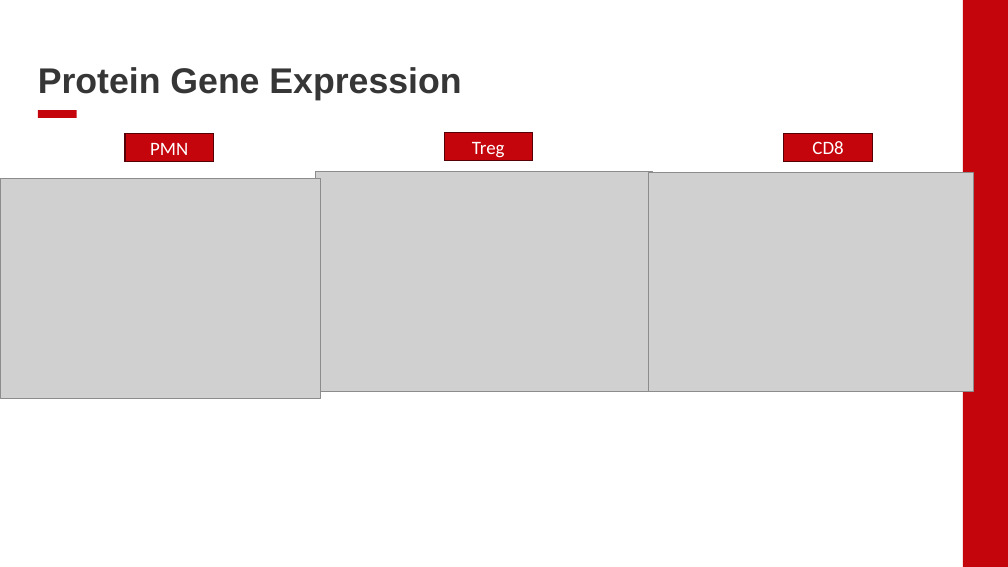
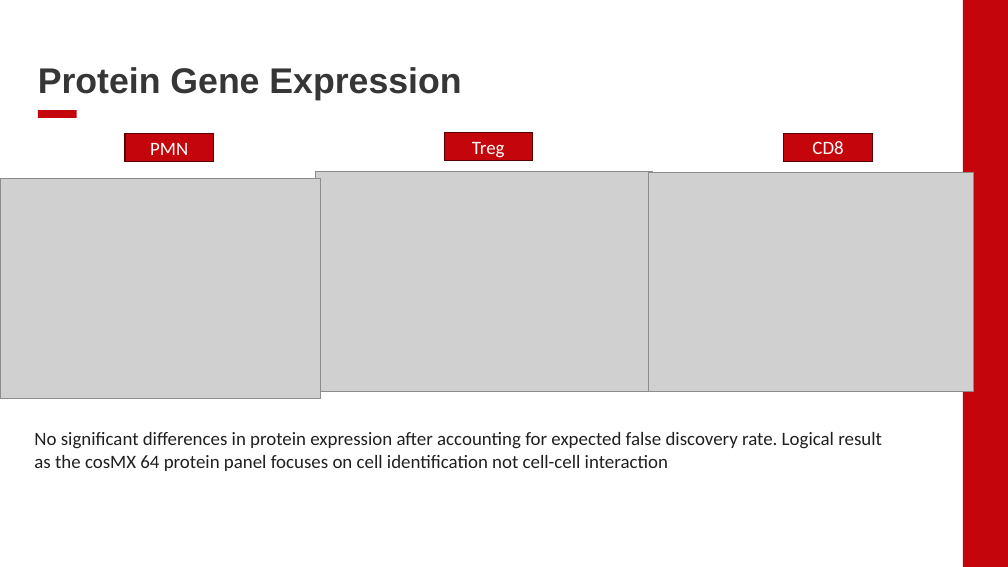
Before and after one commit to EDJohns/2025-Dinh-Lab-Research-Project, a slide deck: slide 17 of Shapiro 2025 Project/Weekly Updates/Lab Meeting Presentation 7_22_25.pptx (slide 14 before the commit). Drawn at 1008x567 pixels with LibreOffice and Linux fonts; fonts in the diff are those of the drawing; grey boxes stand for pictures; background and template pictures are left out. Boxes give left, top, right and bottom in pixels: in the first picture for what was removed or moved away, otherwise in the second. Text is boxed around its words. In the diff, an @@ line names an element or a change of style, - is before the commit and + after.

```diff
--- a/Shapiro 2025 Project/Weekly Updates/Lab Meeting Presentation 7_22_25.pptx
+++ b/Shapiro 2025 Project/Weekly Updates/Lab Meeting Presentation 7_22_25.pptx
@@ text added at bbox=[34, 432, 882, 471], 18 pt, text #202020 @@
+No significant differences in protein expression after accounting for expected false discovery rate. Logical result as the cosMX 64 protein panel focuses on cell identification not cell-cell interaction
```
Also in this commit, not shown: 5 other slides changed, 7 slides added.
